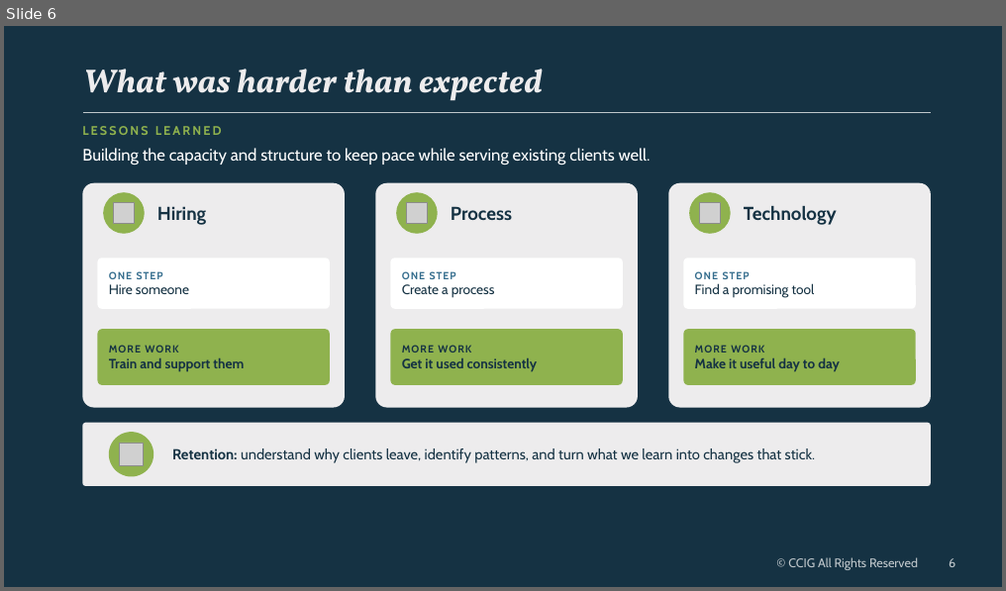
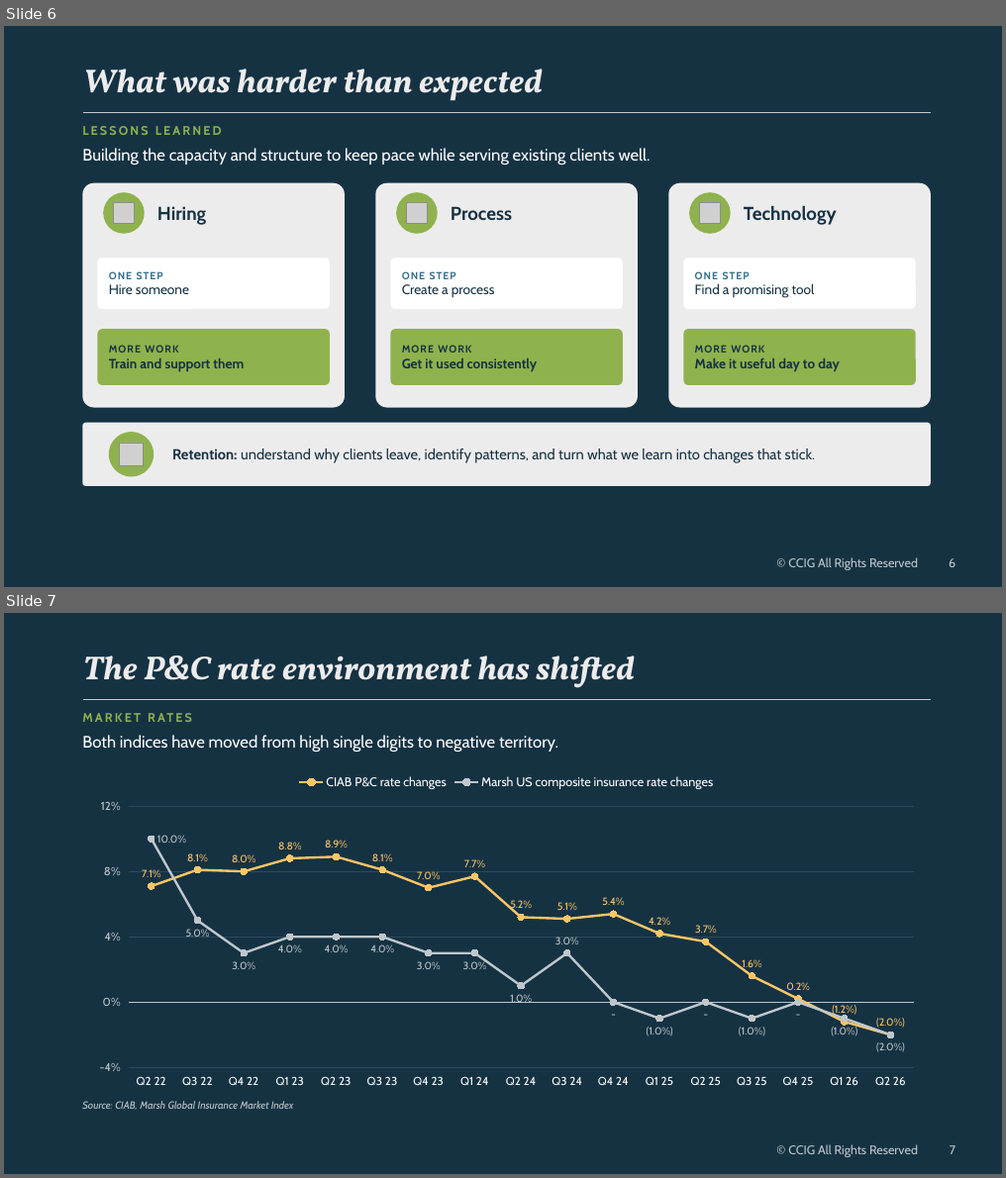
Before and after one commit to kinecopro-bit/CCIG_Brand, a slide deck: Market Update/CCIG_Market_Update_Slides_CCIG-Brand.pptx. Shown one above the other, each under a label of ours: slide 6 before the commit, slides 6 and 7 after it. The pictures are 1006x591 and 1006x1178 pixels, drawn with LibreOffice and Linux fonts; fonts in the diff are those of the drawing; grey boxes stand for pictures; background and template pictures are left out. Boxes give left, top, right and bottom in pixels: in the first picture for what was removed or moved away, otherwise in the second. Text is boxed around its words. In the diff, an @@ line names an element or a change of style, - is before the commit and + after.

```diff
--- a/Market Update/CCIG_Market_Update_Slides_CCIG-Brand.pptx
+++ b/Market Update/CCIG_Market_Update_Slides_CCIG-Brand.pptx
@@ slide 7 added at (4,613,1002,1174), background #153243; not listed: 2 template elements that a slide beside it also shows @@
@@ text added at (83,656,635,688), 32 pt, text #EDECED, bold, italic @@
+The P&C rate environment has shifted
@@ line added from (82, 700) to (931, 700), #BFC7CB 1.5 pt @@
@@ text added at (82,710,931,729), 12 pt, text #8FB24E, bold @@
+MARKET RATES
@@ text added at (82,735,558,752), 16 pt, text #FFFFFF @@
+Both indices have moved from high single digits to negative territory.
@@ line chart added at (82,766,931,1096) @@
+categories: Q2 22, Q3 22, Q4 22, Q1 23, Q2 23, Q3 23, Q4 23, Q1 24, Q2 24, Q3 24, Q4 24, Q1 25, Q2 25, Q3 25, Q4 25, Q1 26, Q2 26
+CIAB P&C rate changes: 7.1, 8.1, 8, 8.8, 8.9, 8.1, 7, 7.7, 5.2, 5.1, 5.4, 4.2, 3.7, 1.6, 0.2, -1.2, -2
+Marsh US composite insurance rate changes: 10, 5, 3, 4, 4, 4, 3, 3, 1, 3, 0, -1, 0, -1, 0, -1, -2
@@ text added at (82,1101,294,1110), 10 pt, text #BFC7CB, italic @@
+Source: CIAB, Marsh Global Insurance Market Index
```
Also in this commit, not shown: 1 other slide added.
